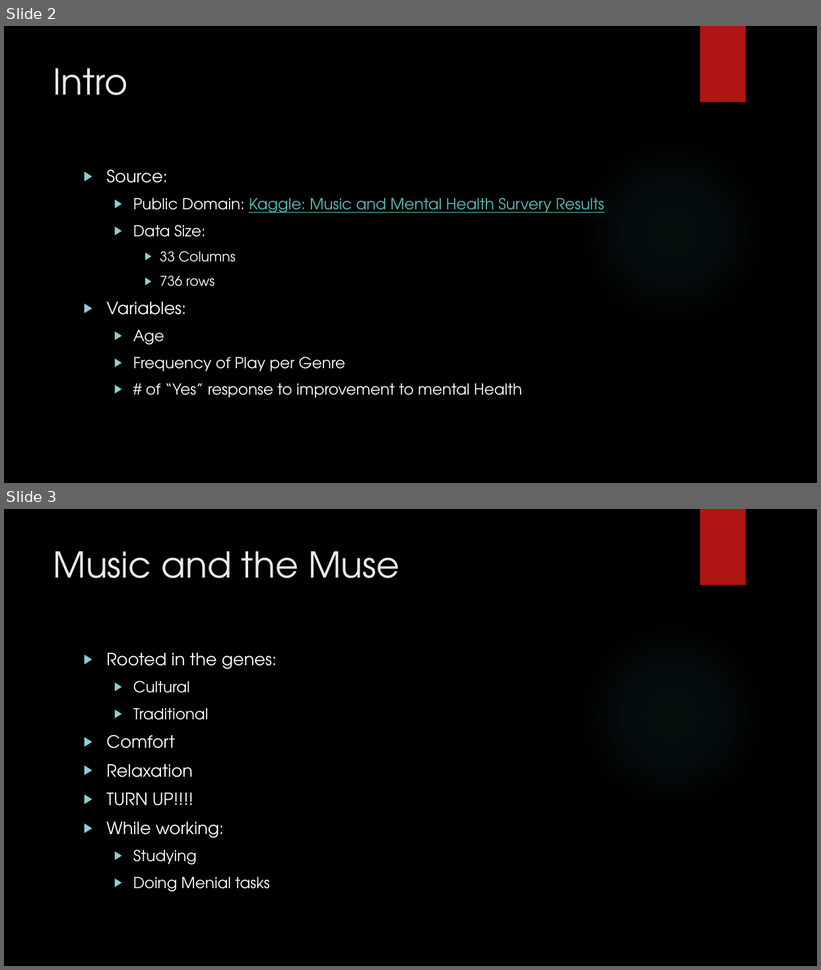
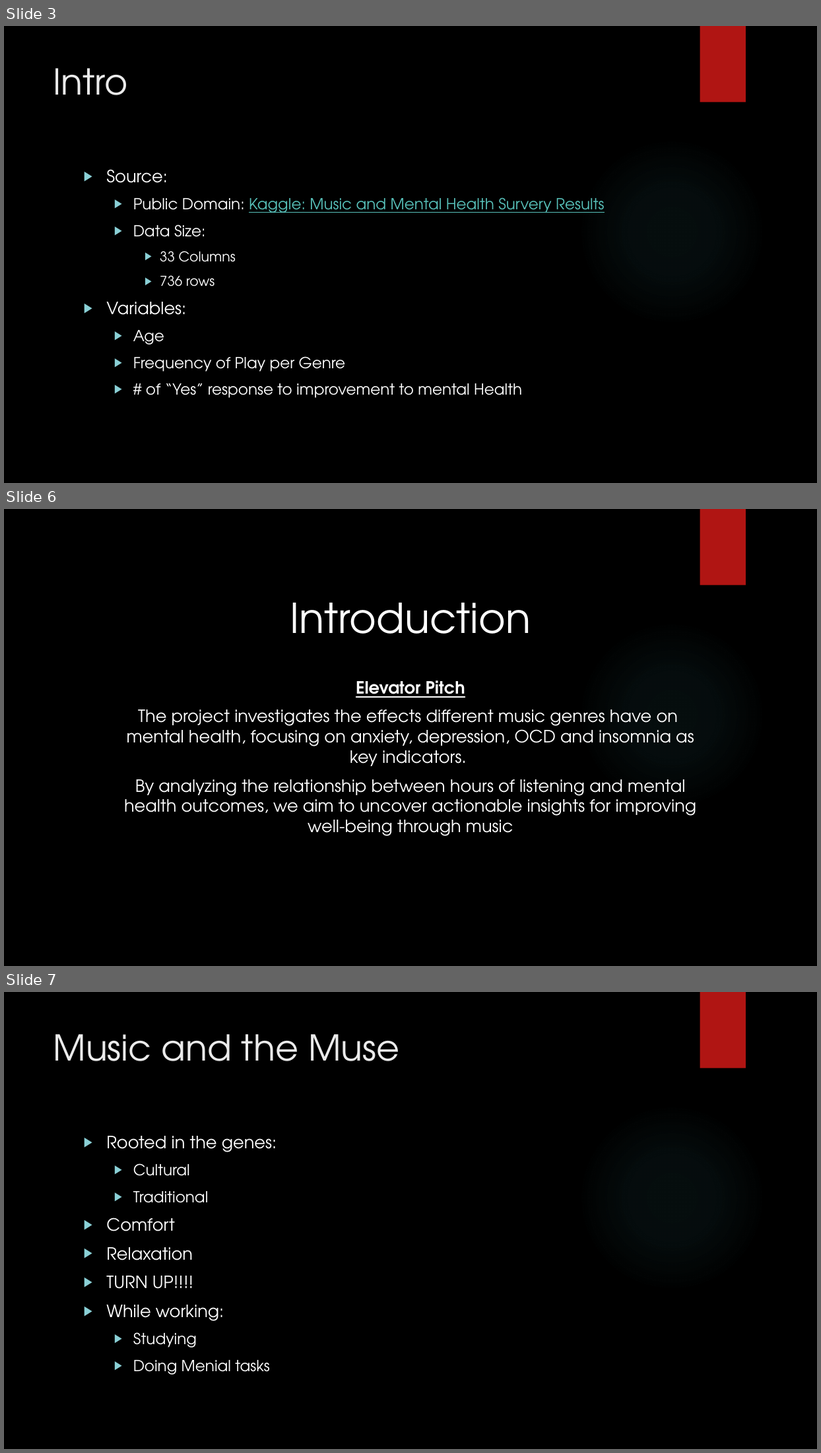
Before and after one commit to denisem77/PROJECT-3-, a slide deck: Presentation PowerPoint.pptx. Shown one above the other, each under a label of ours: slides 2 and 3 before the commit, slides 3, 6 and 7 after it; the slides between them are not shown. The pictures are 821x970 and 821x1453 pixels, drawn with LibreOffice and Linux fonts; fonts in the diff are those of the drawing; background and template pictures are left out. Boxes give left, top, right and bottom in pixels: in the first picture for what was removed or moved away, otherwise in the second. Text is boxed around its words. In the diff, an @@ line names an element or a change of style, - is before the commit and + after.

```diff
--- a/Presentation PowerPoint.pptx
+++ b/Presentation PowerPoint.pptx
@@ slide 6 added at [4,509,817,966], background picture (left out); not listed: 2 template elements that a slide beside it also shows @@
@@ title added at [290,603,531,634], 48.6 pt, text #FFFFFF @@
+Introduction
@@ text added at [124,681,697,836], 20 pt, text #FFFFFF @@
+Elevator Pitch
+The project investigates the effects different music genres have on mental health, focusing on anxiety, depression, OCD and insomnia as key indicators.
+By analyzing the relationship between hours of listening and mental health outcomes, we aim to uncover actionable insights for improving well-being through music
@@ what was slide 2 is now slide 3 @@
@@ what was slide 3 is now slide 7 @@
```
Also in this commit, not shown: 4 other slides added.
